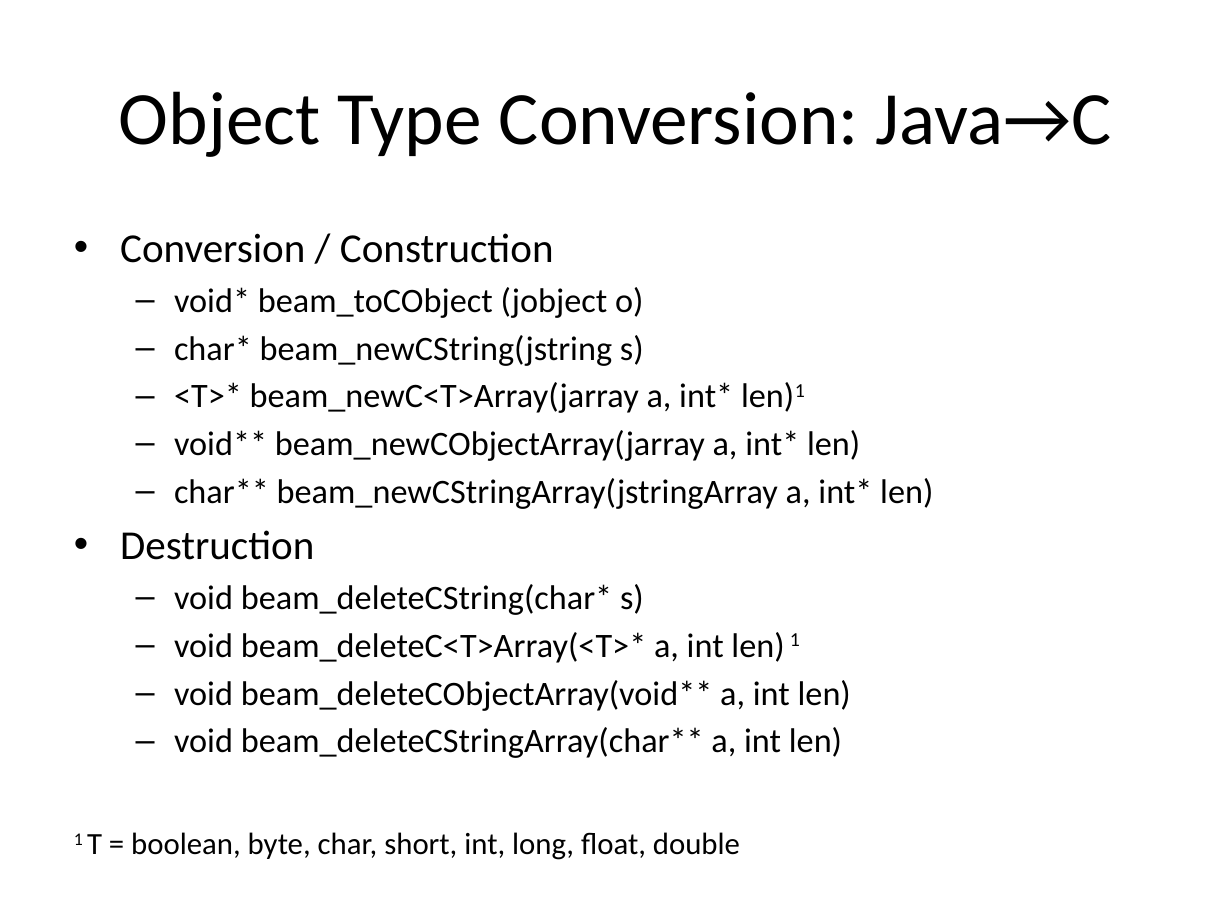
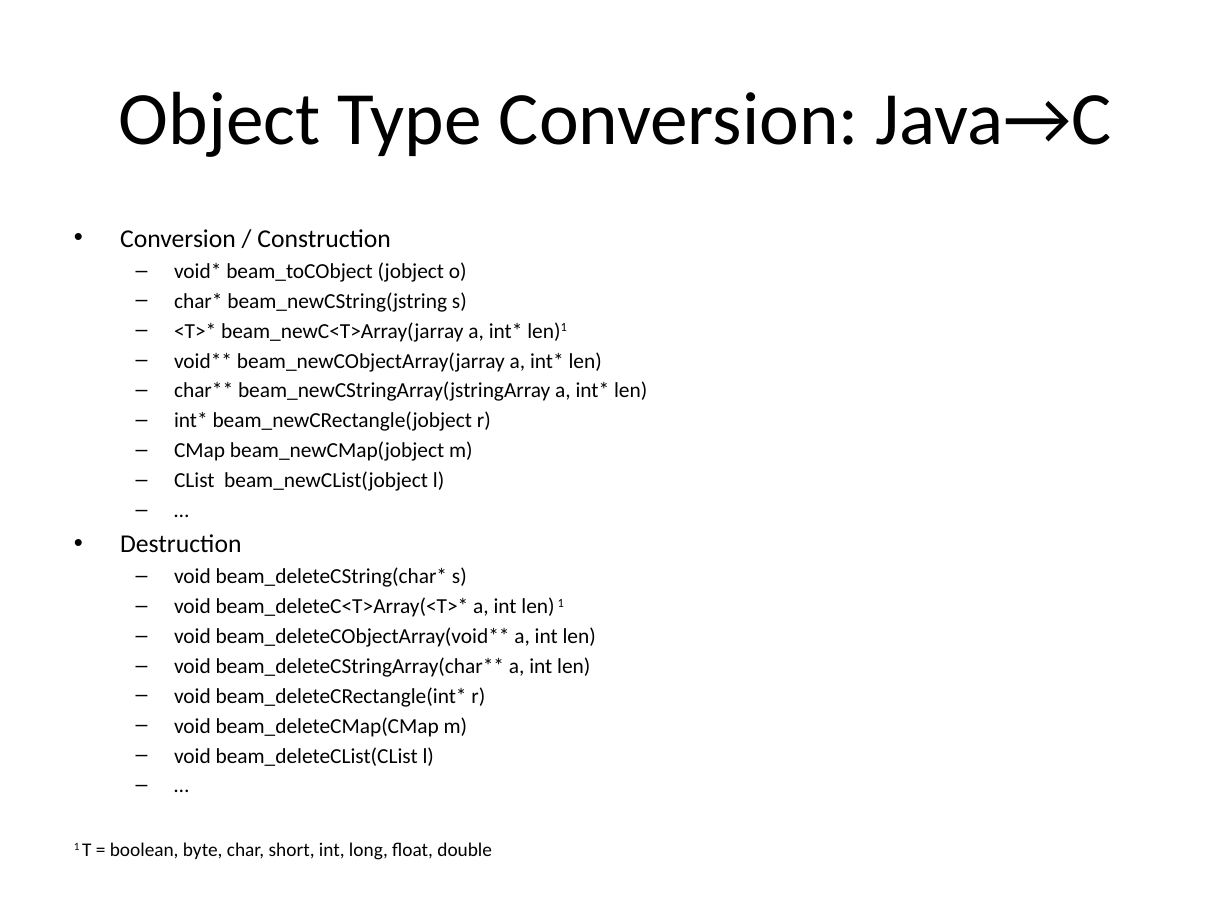
Before and after one commit to bcdev/beam-extapi, a slide deck: slide 14 of docs/beam-extapi.pptx. Drawn at 1232x924 pixels with LibreOffice and Linux fonts; fonts in the diff are those of the drawing. Boxes give left, top, right and bottom in pixels: in the first picture for what was removed or moved away, otherwise in the second. Text is boxed around its words. In the diff, an @@ line names an element or a change of style, - is before the commit and + after.

Commit message:
updated with overview of conversion functions

```diff
--- a/docs/beam-extapi.pptx
+++ b/docs/beam-extapi.pptx
@@ text at [82, 229, 647, 860]: size 24 to 15 pt in "Conversion / Construction", "Destruction"; size 20 to 12.5 pt in "void* beam_toCObject (jobject o)", "char* beam_newCString(jstring s)", "<T>* beam_newC<T>Array(jarray a, int* len)1", "void** beam_newCObjectArray(jarray a, int* len)" and 5 more places; size 18 to 11.2 pt in "1 T = boolean, byte, char, short, ..."; less space between paragraphs @@
@@ text at [174, 411, 491, 491]: paragraphs added @@
+  – int* beam_newCRectangle(jobject r)
+  – CMap beam_newCMap(jobject m)
+  – CList beam_newCList(jobject l)
+  – …
@@ text at [174, 687, 485, 766]: paragraphs added @@
+  – void beam_deleteCRectangle(int* r)
+  – void beam_deleteCMap(CMap m)
+  – void beam_deleteCList(CList l)
+  – …
```
Also in this commit, not shown: 5 other slides changed.
